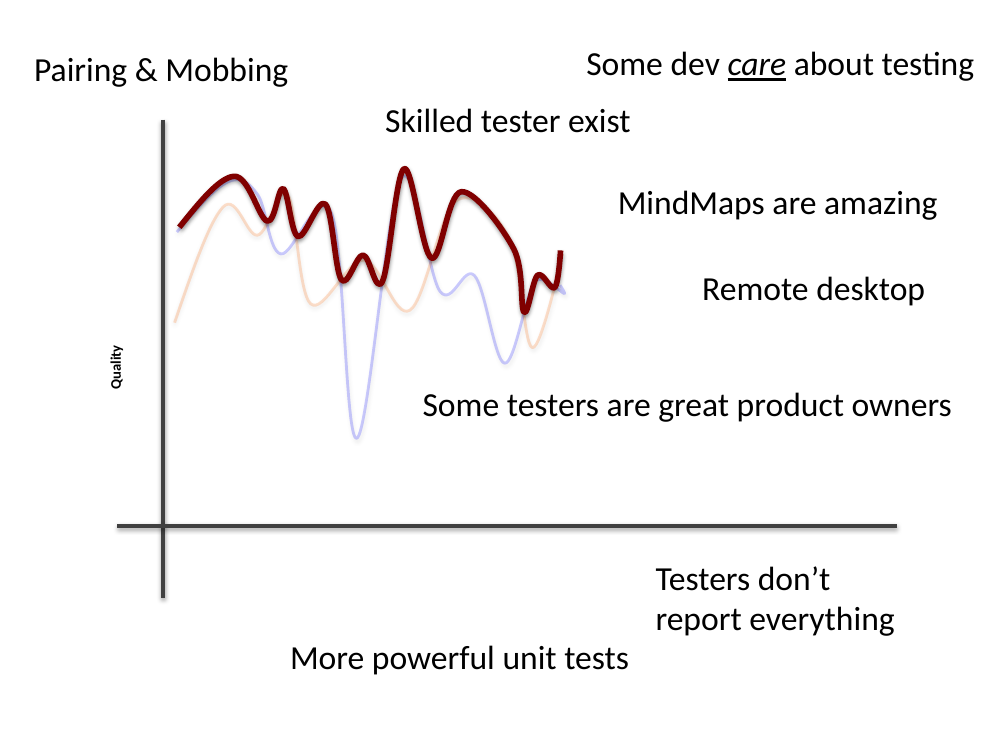
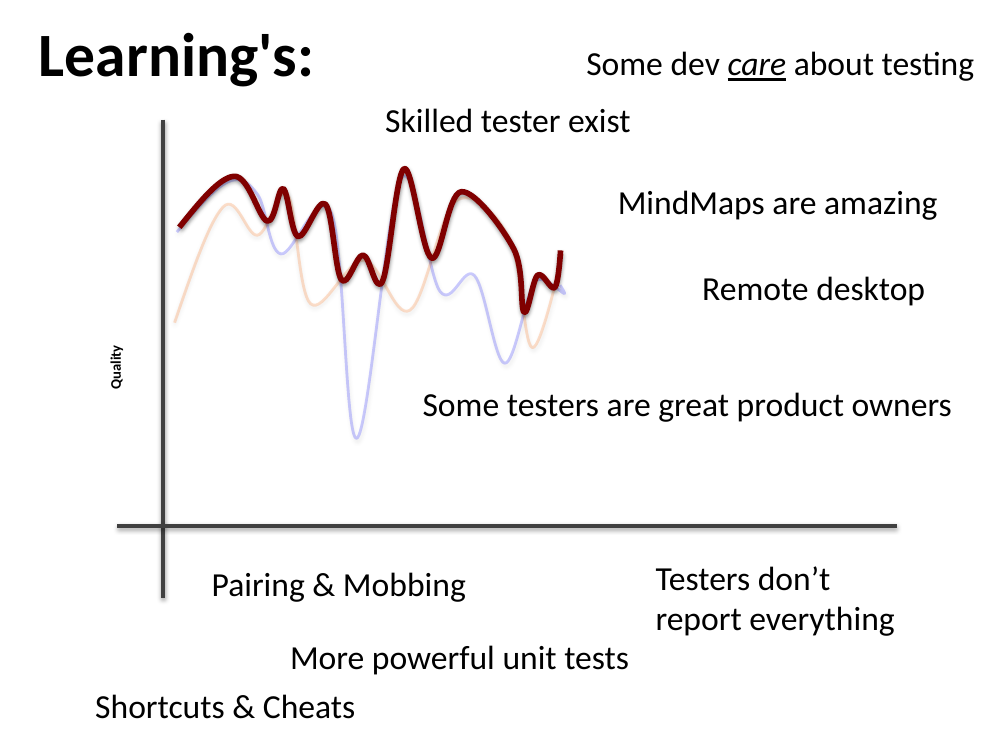
Before and after one commit to maaretp/TalesOfDeveloperTesterCollaboration, a slide deck: slide 25 of Tales from Tester Developer Collaboration.pptx (slide 16 before the commit). Drawn at 1008x756 pixels with LibreOffice and Linux fonts; fonts in the diff are those of the drawing. Boxes give left, top, right and bottom in pixels: in the first picture for what was removed or moved away, otherwise in the second. Text is boxed around its words. In the diff, an @@ line names an element or a change of style, - is before the commit and + after.

```diff
--- a/Tales from Tester Developer Collaboration.pptx
+++ b/Tales from Tester Developer Collaboration.pptx
@@ text added at (39,32,314,87), 44 pt, text #000000, bold @@
+Learning's:
@@ text "Pairing & Mobbing": place and size @@
-text "Pairing & Mobbing" at (34,57,288,87)
+text "Pairing & Mobbing" at (212,572,466,602)
@@ text added at (95,694,355,719), 24 pt, text #000000 @@
+Shortcuts & Cheats
```
Also in this commit, not shown: 1 other slide changed, 10 slides added, 1 slide removed.
